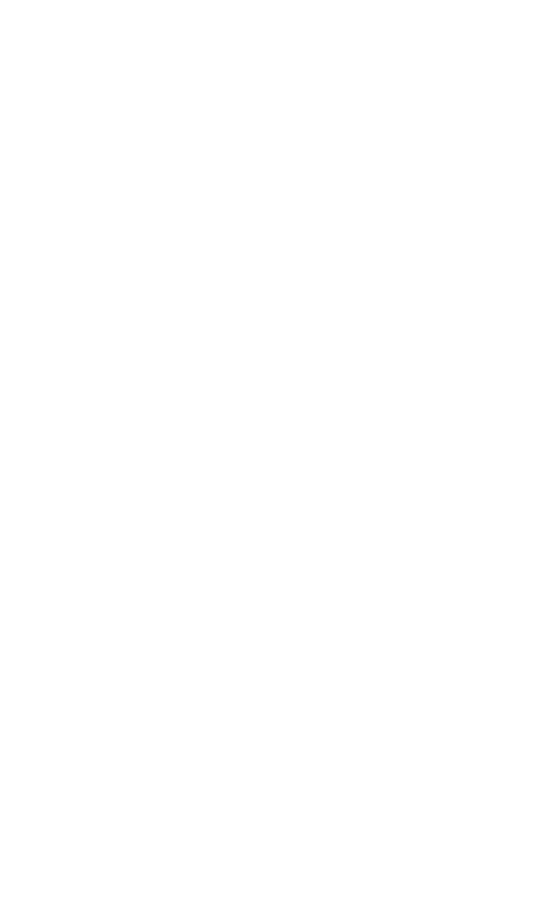
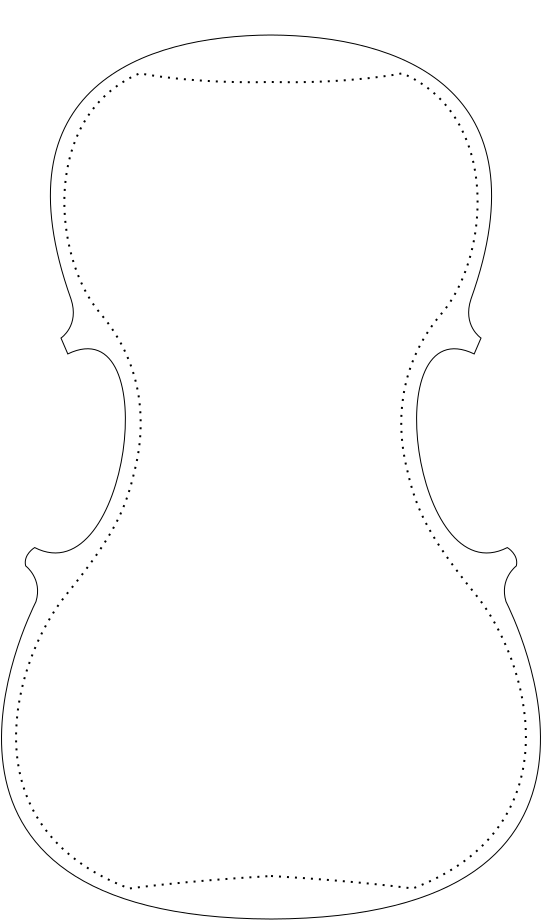
Revision of a layered 543×923 image; what changed, layer by layer:
showed "plate inner contour", painted on it over left=15, top=70, right=531, bottom=890
painted on "plate" over left=1, top=34, right=541, bottom=920
